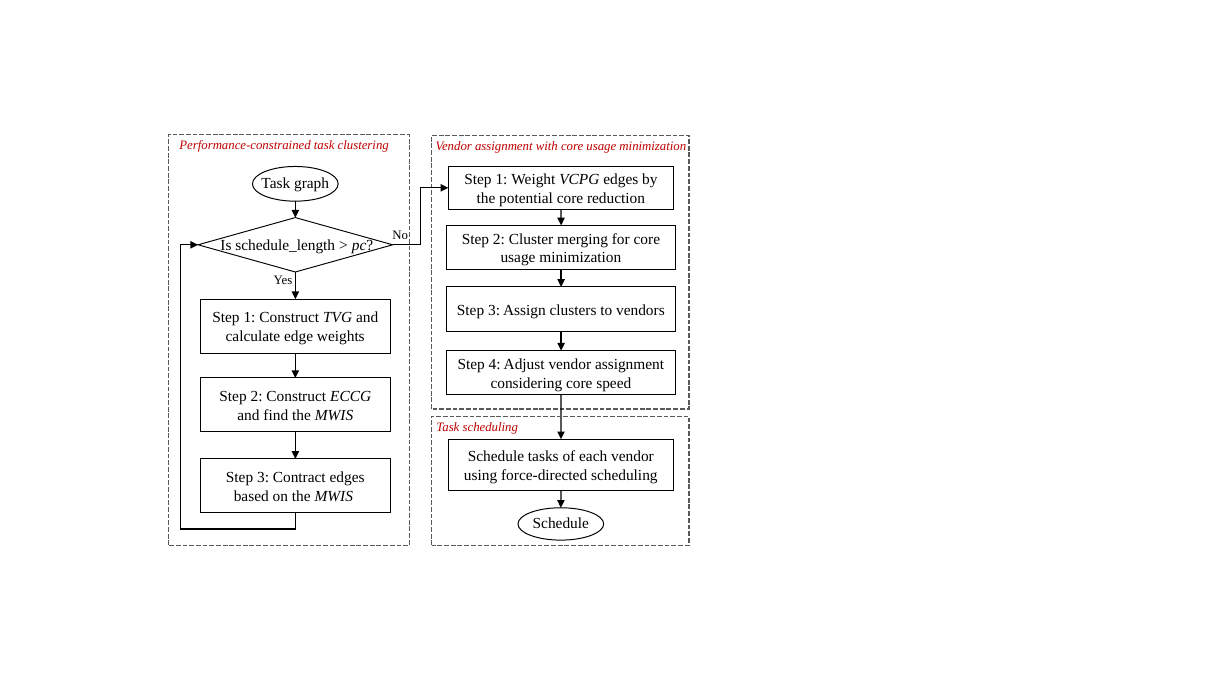
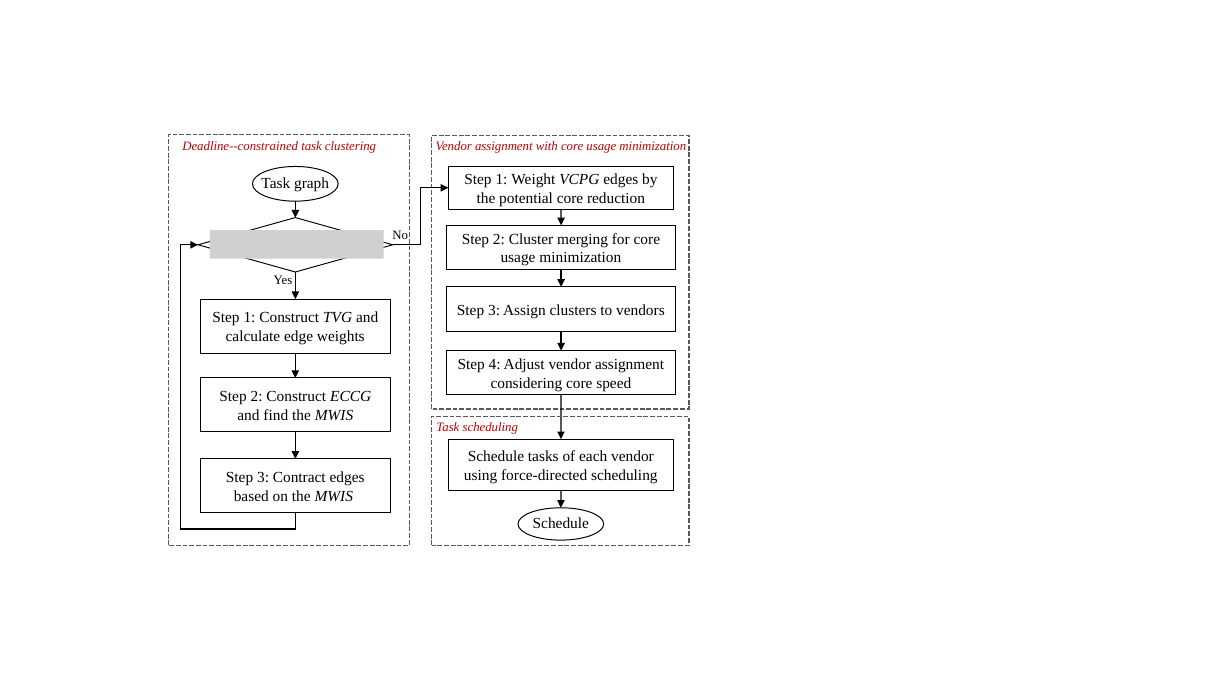
Before and after one commit to condercx/tetc, a slide deck: slide 1 of Overall Flow(2).pptx. Drawn at 1232x693 pixels with LibreOffice and Linux fonts; fonts in the diff are those of the drawing; grey boxes stand for pictures. Boxes give left, top, right and bottom in pixels: in the first picture for what was removed or moved away, otherwise in the second. Text is boxed around its words. In the diff, an @@ line names an element or a change of style, - is before the commit and + after.

```diff
--- a/Overall Flow(2).pptx
+++ b/Overall Flow(2).pptx
@@ text at box(182, 141, 376, 153): text changed @@
-Performance-constrained task clustering
+Deadline--constrained task clustering
@@ picture added at box(210, 230, 384, 259) @@
@@ text removed at box(220, 237, 373, 253) @@
-Is schedule_length > pc?
```
Also in this commit, not shown: 8 other files.
